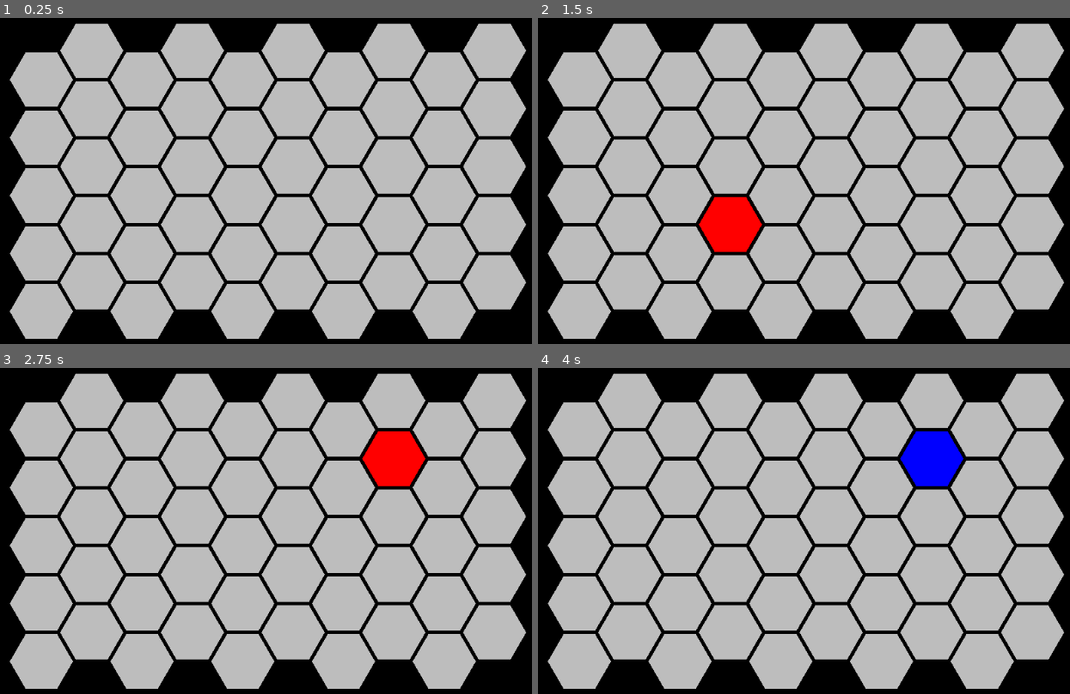
Above: before the commit, frames 1-4 (two rows, left to right).
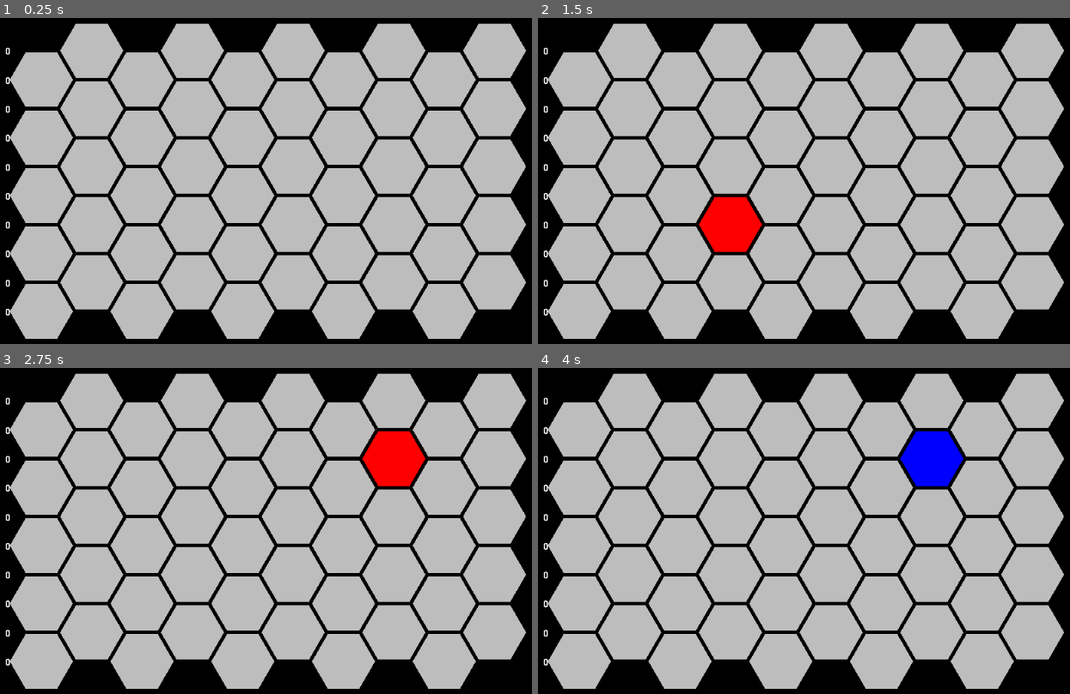
Above: after the commit, the same moments.

Repository: EfJot314/Hexes
Game: Godot game, scene res://MainScene.tscn
Same seed, same stepped clock (60 frames per second), same inputs: the game is played once before the commit and once after it.
Inputs (mouse positions are in pixels of both pictures, inside the frame that each line leads up to):
- Up to frame 1 (0.25 s): no input
- Up to frame 2 (1.5 s): tap Enter at 0.5 s; move the mouse to (1006, 177) at 0.52 s; press the mouse at (1006, 177) at 0.53 s; tap Space at 1.25 s; move the mouse to (718, 220) at 1.27 s; release the mouse at (718, 220) at 1.28 s; right-click (718, 220) at 1.35 s
- Up to frame 3 (2.75 s): tap Enter at 2 s; move the mouse to (388, 459) at 2.02 s; press the mouse at (388, 459) at 2.03 s
- Up to frame 4 (4 s): tap Space at 2.75 s; move the mouse to (819, 628) at 2.77 s; release the mouse at (819, 628) at 2.78 s; right-click (819, 628) at 2.85 s; tap Enter at 3.5 s; move the mouse to (1064, 609) at 3.52 s; press the mouse at (1064, 609) at 3.53 s

The runs differ from the first frame. In frame 1, 0.2% of the frame differs, in the area x 0-2%, y 8-92%; in frame 2, 0.2%; in frame 3, 0.2%; in frame 4, 0.2%.

Commit message:
pierwsze starcie z czcionkami - 1:0 dla czcionek

Diff:
--- a/Hexagon.gd
+++ b/Hexagon.gd
@@ -1,6 +1,7 @@
 extends Area2D
 
 var id = 0
+var value = 0
 var neighbors = []
 var map = null
 
@@ -14,6 +15,7 @@
 var selected = false
 
 var polyg = Polygon2D.new()
+var label = RichTextLabel.new()
 
 
 
@@ -41,6 +43,7 @@
 		neighbors.append(ne)
 
 func createHex():
+	#tworzenie ksztaltu szesciokatu
 	var R = r-dr
 	var vertices = PoolVector2Array()
 	for i in range(6):
@@ -49,6 +52,20 @@
 		vertices.append(Vector2(xi, yi))
 	polyg.polygon += vertices
 	self.add_child(polyg)
+	#tworzenie napisu
+	label.bbcode_enabled = true
+
+	set_label(String(value))
+	polyg.add_child(label)
+
+
+func set_label(label_text):
+	label.set_bbcode("[center] "+label_text+" [/center]")
+	label.rect_min_size.x = 2*r
+	label.rect_min_size.y = 2*r*sqrt(3)
+	label.rect_global_position.x = X-r
+	label.rect_global_position.y = Y-5
+
 
 func select_this_hex():
 	return map.select_hex(id)
@@ -82,4 +99,4 @@
 	return id
 
 func get_number():
-	return 0
+	return value
